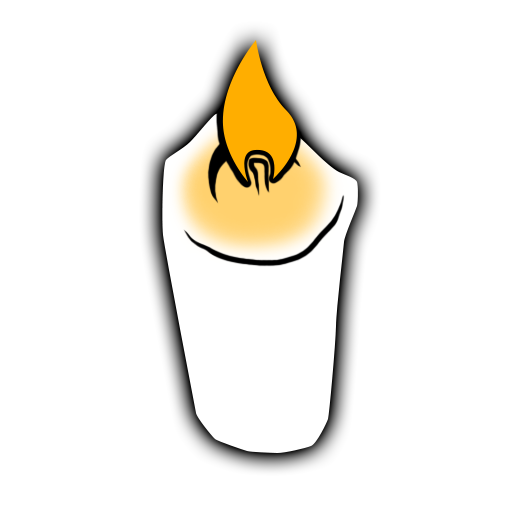
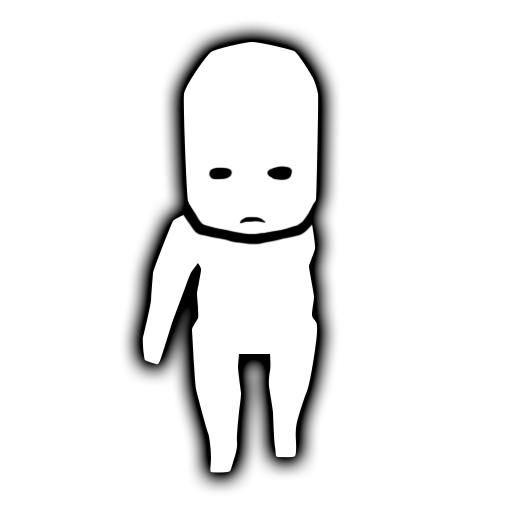
Layers edited between the first and the second 512 × 512 image:
hid group "Candle" (6 layers) over bbox(140, 40, 372, 495)
added group "Doll Ground" with 2 layers above "Doll" over bbox(121, 20, 355, 475)
added layer "Layer 13" (2nd of 4, in "Doll Ground") in group "Doll Ground" over bbox(142, 42, 319, 473)
